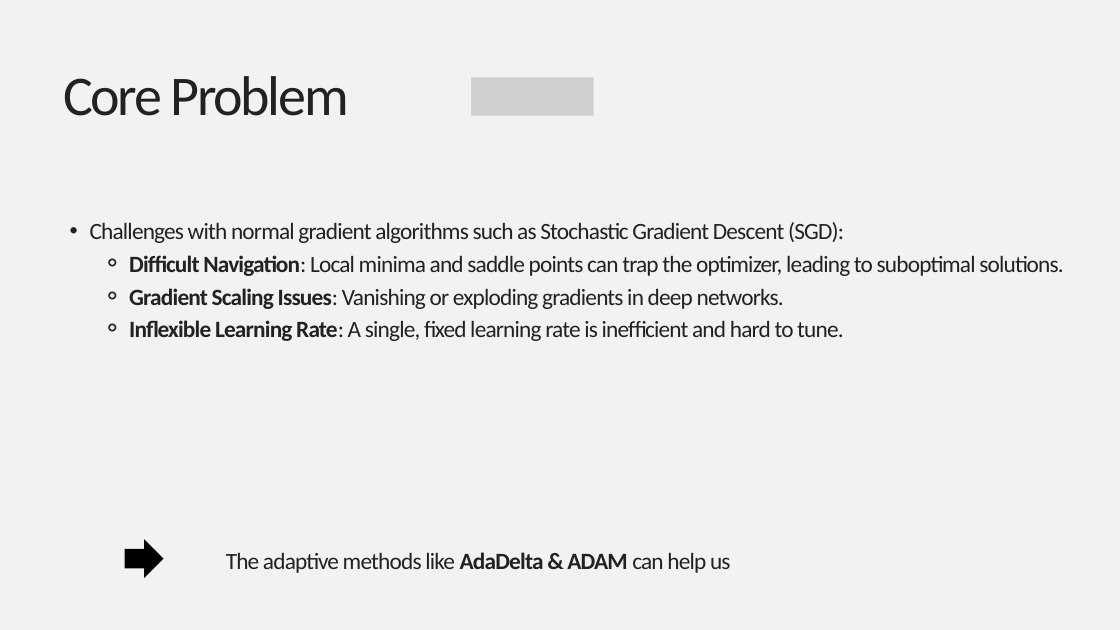
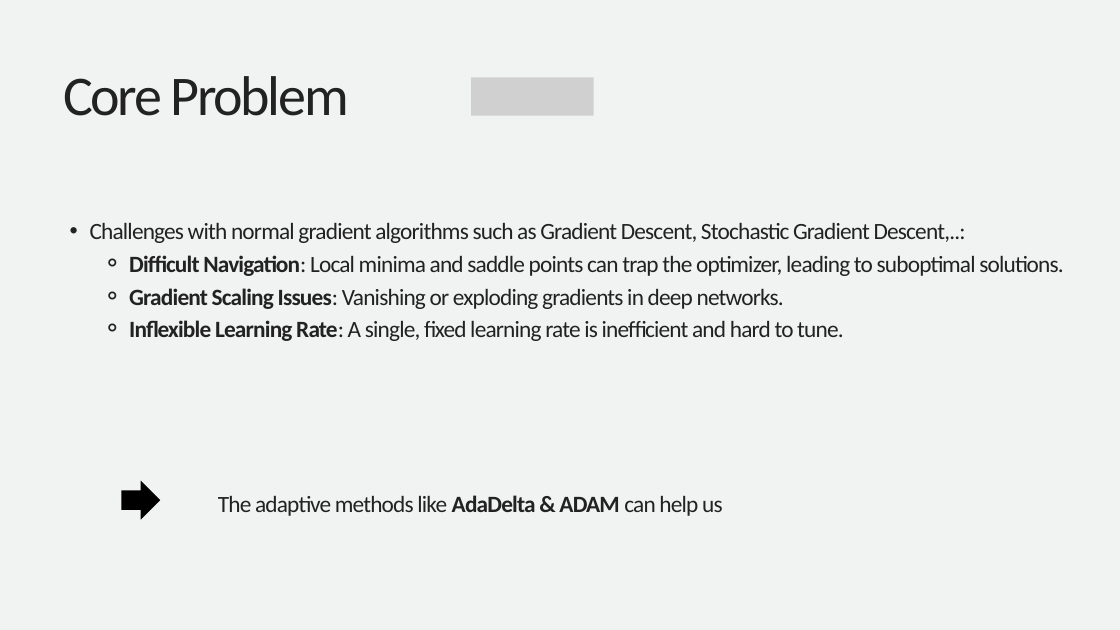
Before and after one commit to hu1909/AdaDelta_and_ADAM, a slide deck: slide 3 of AdaDelta & Adam Algorithm.pptx. Drawn at 1120x630 pixels with LibreOffice and Linux fonts; fonts in the diff are those of the drawing; grey boxes stand for pictures. Boxes give left, top, right and bottom in pixels: in the first picture for what was removed or moved away, otherwise in the second. Text is boxed around its words. In the diff, an @@ line names an element or a change of style, - is before the commit and + after.

```diff
--- a/AdaDelta & Adam Algorithm.pptx
+++ b/AdaDelta & Adam Algorithm.pptx
@@ text at bbox=[90, 223, 966, 243]: text changed @@
-  • Challenges with normal gradient algorithms such as Stochastic Gradient Descent (SGD):
+  • Challenges with normal gradient algorithms such as Gradient Descent, Stochastic Gradient Descent,..:
@@ freeform shape: place and size @@
-freeform shape at bbox=[125, 539, 164, 578]
+freeform shape at bbox=[122, 480, 160, 519]
@@ text "The adaptive methods like AdaDelta ...": place and size @@
-text "The adaptive methods like AdaDelta ..." at bbox=[226, 552, 731, 573]
+text "The adaptive methods like AdaDelta ..." at bbox=[218, 495, 723, 516]
```
Also in this commit, not shown: 6 other slides changed, 2 other files.
